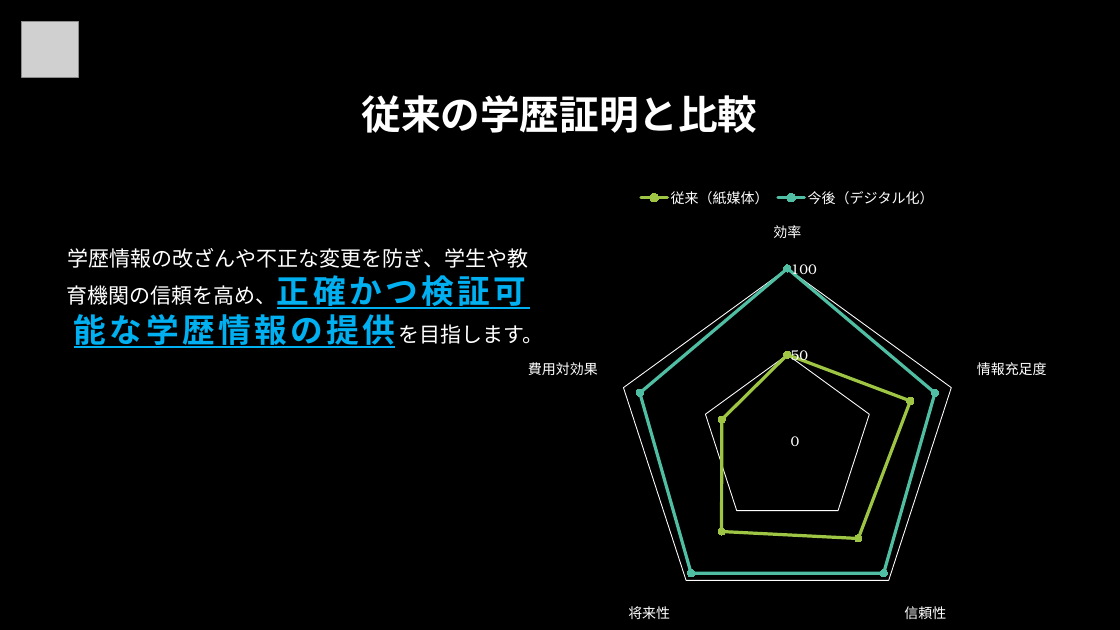
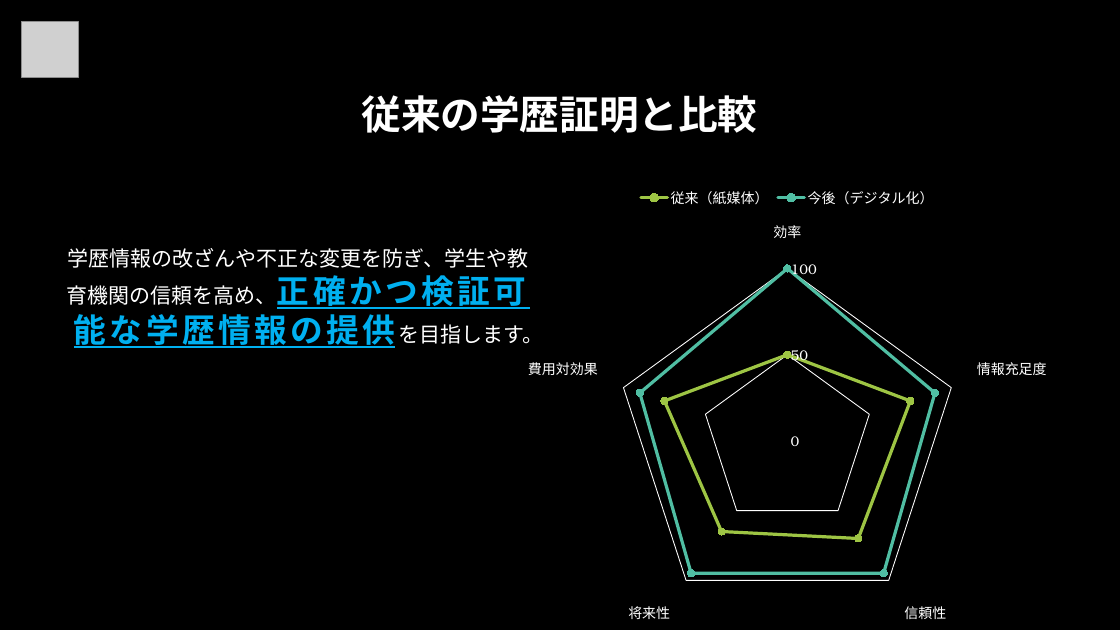
Before and after one commit to rikiyqhks/BlockCertify, a slide deck: slide 4 of documents/Block Certify.pptx. Drawn at 1120x630 pixels with LibreOffice and Linux fonts; fonts in the diff are those of the drawing; grey boxes stand for pictures; background and template pictures are left out. Boxes give left, top, right and bottom in pixels: in the first picture for what was removed or moved away, otherwise in the second. Text is boxed around its words. In the diff, an @@ line names an element or a change of style, - is before the commit and + after.

```diff
--- a/documents/Block Certify.pptx
+++ b/documents/Block Certify.pptx
@@ radar chart at (455, 178, 1120, 630) @@
@@ 従来（紙媒体）, 費用対効果: 40 to 75 @@
```
Also in this commit, not shown: 1 other slide changed, 31 other files.
